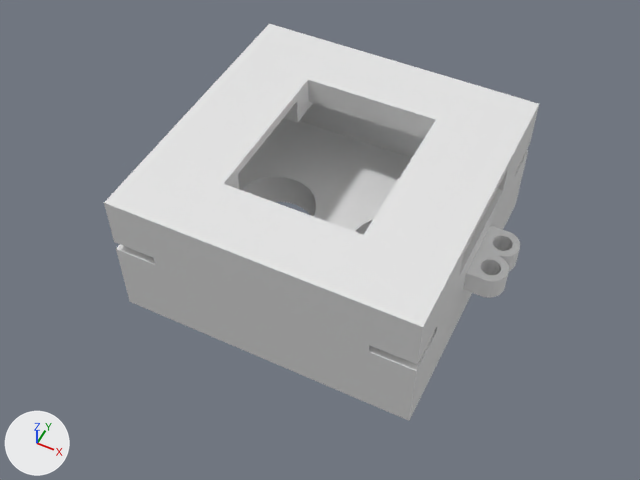
One commit to the Blender file WristDesignV2.blend: the scene before it, then after it.
One viewpoint serves both versions: a 50 mm lens placed at (55.7, -117.4, 148.8), pointed at (0.2, -6.3, 10.0). The lights are fixed; the arrows at lower left show +X, +Y and +Z.

Objects in the first picture: 'Nozzle Sketch 8mm', 'Sketch.005'.
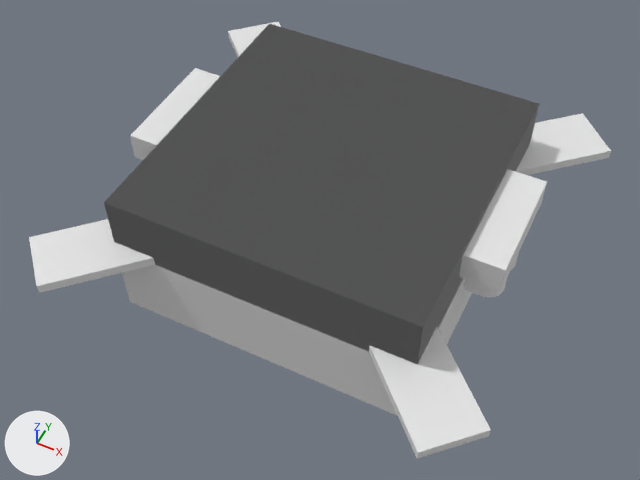
Location of each change, (x1, y1, x2, y2) in pixels of the pictures (640 x 480 px):
'Sketch.006', shown: after (29, 22, 611, 458)
'Sketch.003', shown: after (104, 25, 539, 365)
'Nozzle Sketch 8mm', unchanged, covered by the edit: before (116, 103, 528, 421); after (122, 253, 519, 416)

The edits, one by one:
Object 'Sketch.003' (ob_sketch_003) is now shown.
Object 'Sketch.006' (ob_sketch_006) is now shown.
